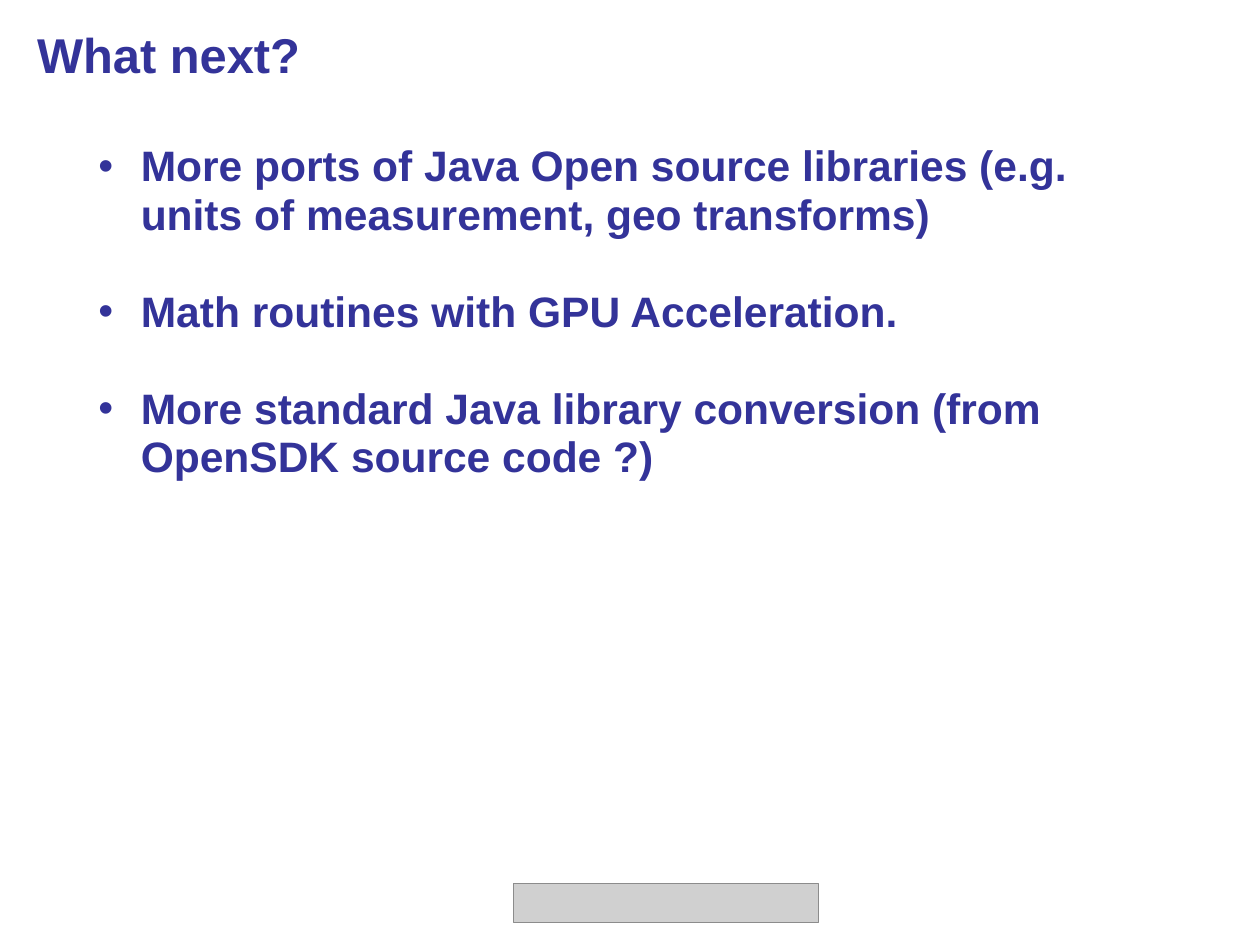
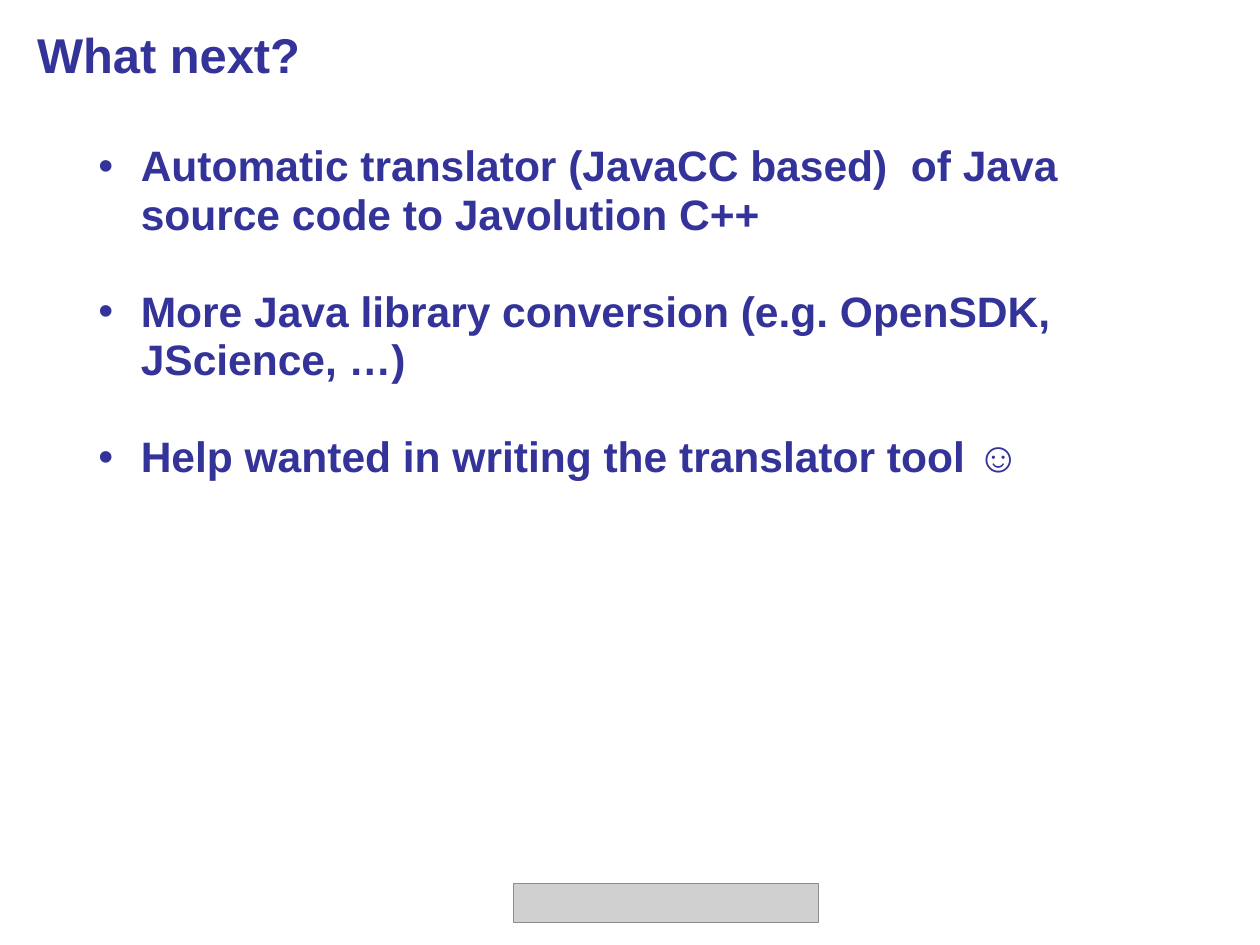
Before and after one commit to Sciumo/javolution_svn, a slide deck: slide 12 of javolution/src/site/doc/Javolution_Cpp_Overview.ppt. Drawn at 1260x945 pixels with LibreOffice and Linux fonts; fonts in the diff are those of the drawing; grey boxes stand for pictures; background and template pictures are left out. Boxes give left, top, right and bottom in pixels: in the first picture for what was removed or moved away, otherwise in the second. Text is boxed around its words. In the diff, an @@ line names an element or a change of style, - is before the commit and + after.

```diff
--- a/javolution/src/site/doc/Javolution_Cpp_Overview.ppt
+++ b/javolution/src/site/doc/Javolution_Cpp_Overview.ppt
@@ subtitle at [141, 150, 1058, 480]: text changed @@
-  • More ports of Java Open source libraries (e.g. units of measurement, geo transforms)
-  • Math routines with GPU Acceleration.
-  • More standard Java library conversion (from OpenSDK source code ?)
+  • Automatic translator (JavaCC based) of Java source code to Javolution C++
+  • More Java library conversion (e.g. OpenSDK, JScience, …)
+  • Help wanted in writing the translator tool ☺
```
Also in this commit, not shown: 6 other slides changed, 1 other file.
